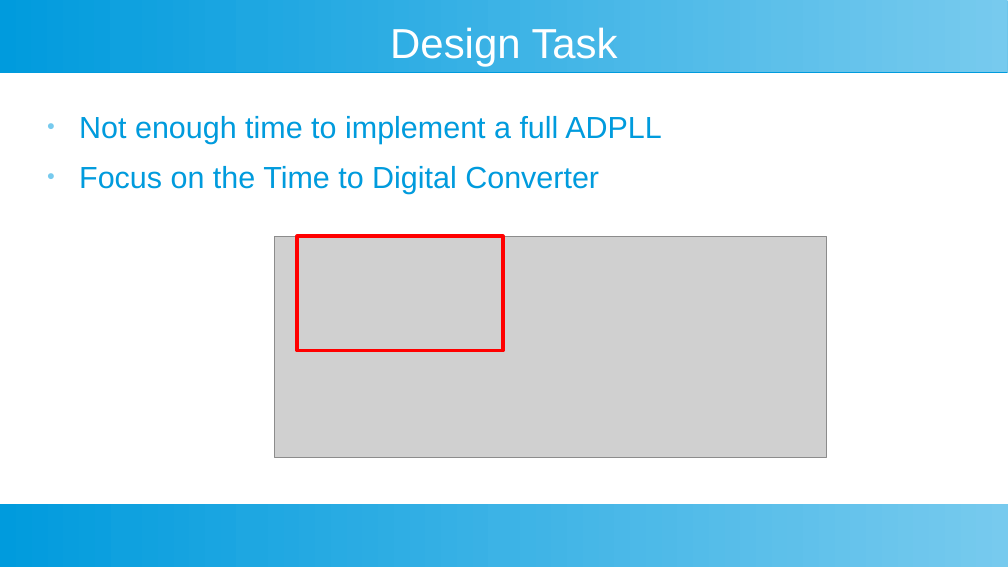
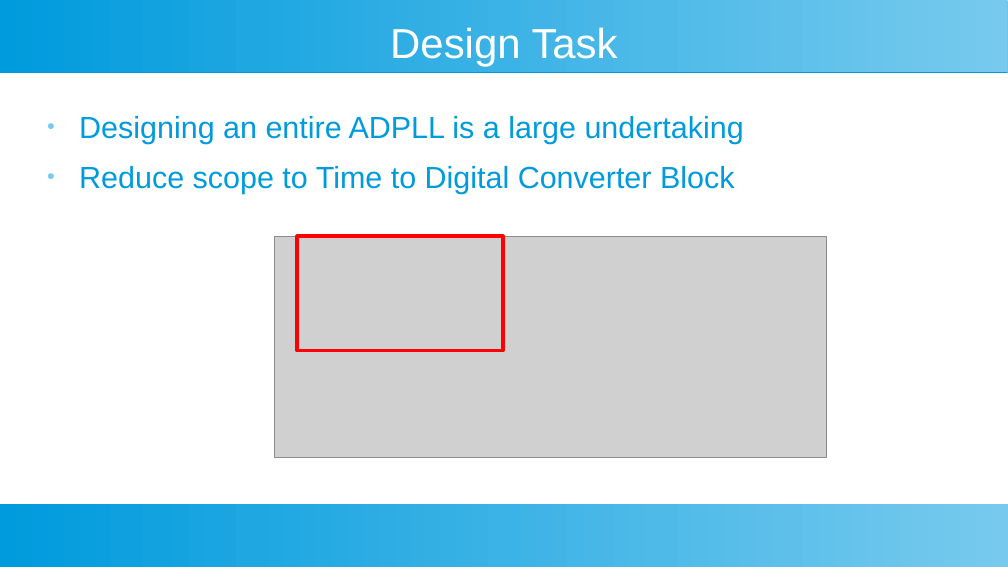
Before and after one commit to fiumad/Advanced-Computer-Systems, a slide deck: slide 4 of Final Project/Final Presentation.odp. Drawn at 1008x567 pixels with LibreOffice and Linux fonts; fonts in the diff are those of the drawing; grey boxes stand for pictures. Boxes give left, top, right and bottom in pixels: in the first picture for what was removed or moved away, otherwise in the second. Text is boxed around its words. In the diff, an @@ line names an element or a change of style, - is before the commit and + after.

```diff
--- a/Final Project/Final Presentation.odp
+++ b/Final Project/Final Presentation.odp
@@ text at [79,116,744,194]: text changed @@
-● Not enough time to implement a full ADPLL
-● Focus on the Time to Digital Converter
+● Designing an entire ADPLL is a large undertaking
+● Reduce scope to Time to Digital Converter Block
```
Also in this commit, not shown: 4 other slides changed, 1 slide added, 5 other files.
